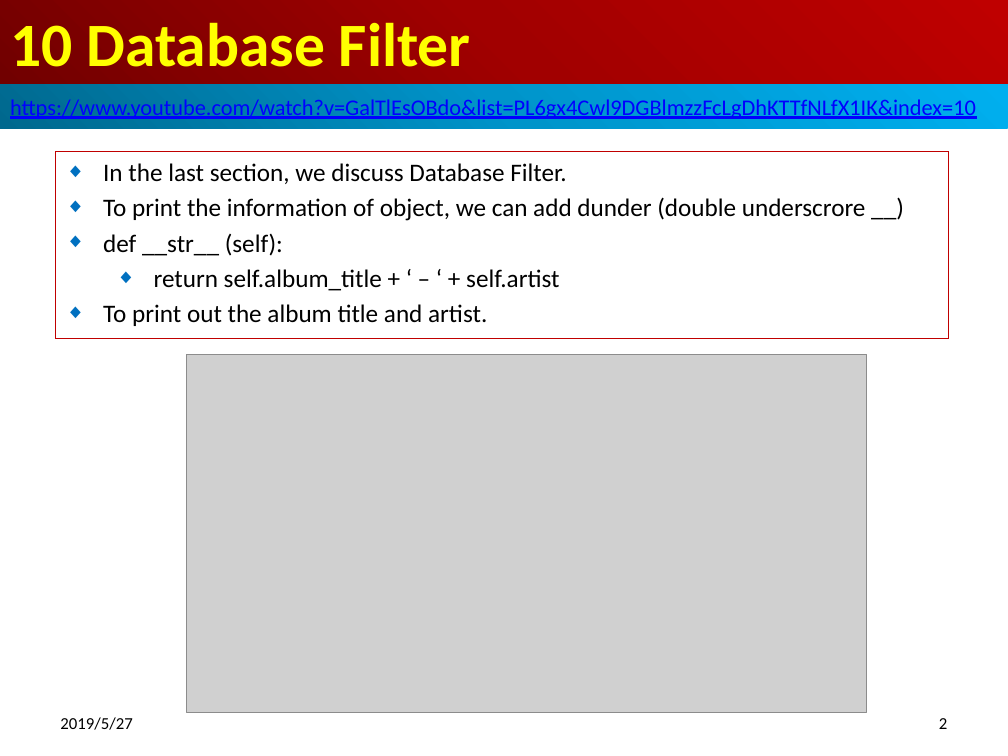
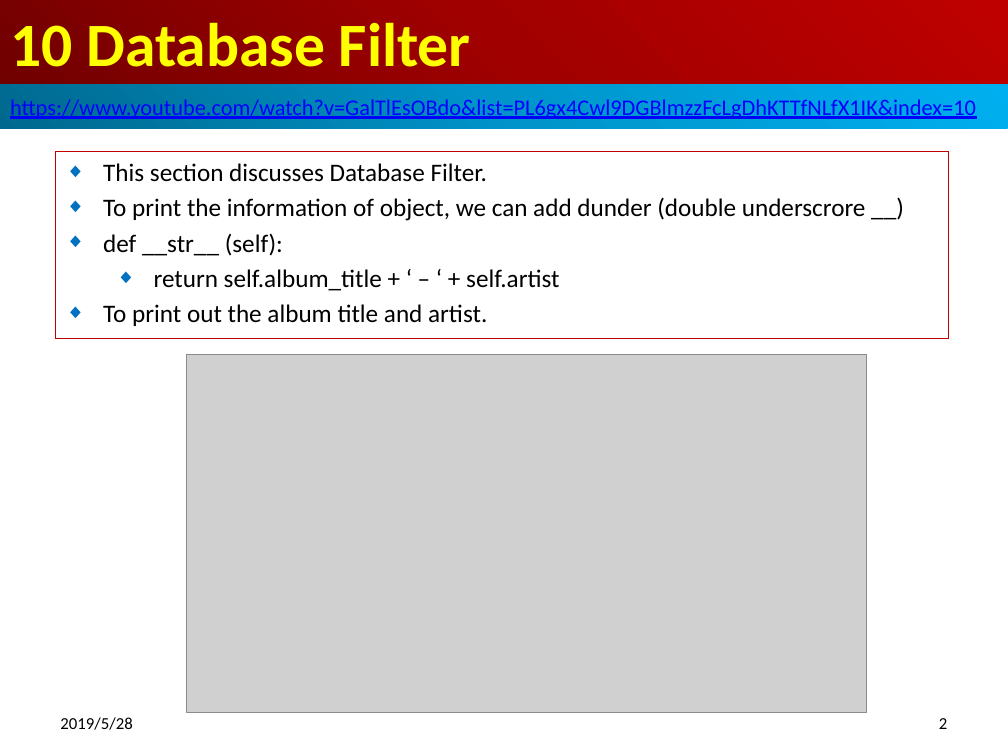
Before and after one commit to peterhchen/500-Django-Basic, a slide deck: slide 2 of 10_DatabaseFilter/10_DatabaseFilter.pptx. Drawn at 1008x756 pixels with LibreOffice and Linux fonts; fonts in the diff are those of the drawing; grey boxes stand for pictures. Boxes give left, top, right and bottom in pixels: in the first picture for what was removed or moved away, otherwise in the second. Text is boxed around its words. In the diff, an @@ line names an element or a change of style, - is before the commit and + after.

```diff
--- a/10_DatabaseFilter/10_DatabaseFilter.pptx
+++ b/10_DatabaseFilter/10_DatabaseFilter.pptx
@@ subtitle at [103,163,487,182]: text changed @@
-◆ In the last section, we discuss Database Filter.
+◆ This section discusses Database Filter.
@@ text at [60,717,132,730]: text changed @@
-2019/5/27
+2019/5/28
```
Also in this commit, not shown: 6 other slides changed.
